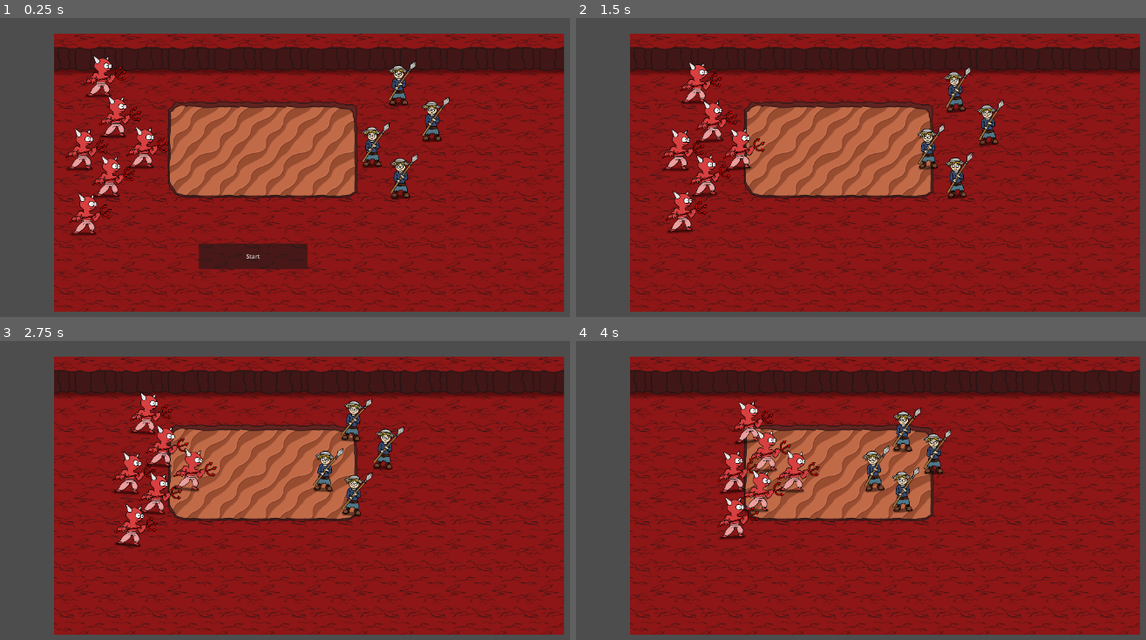
Above: before the commit, frames 1-4 (two rows, left to right).
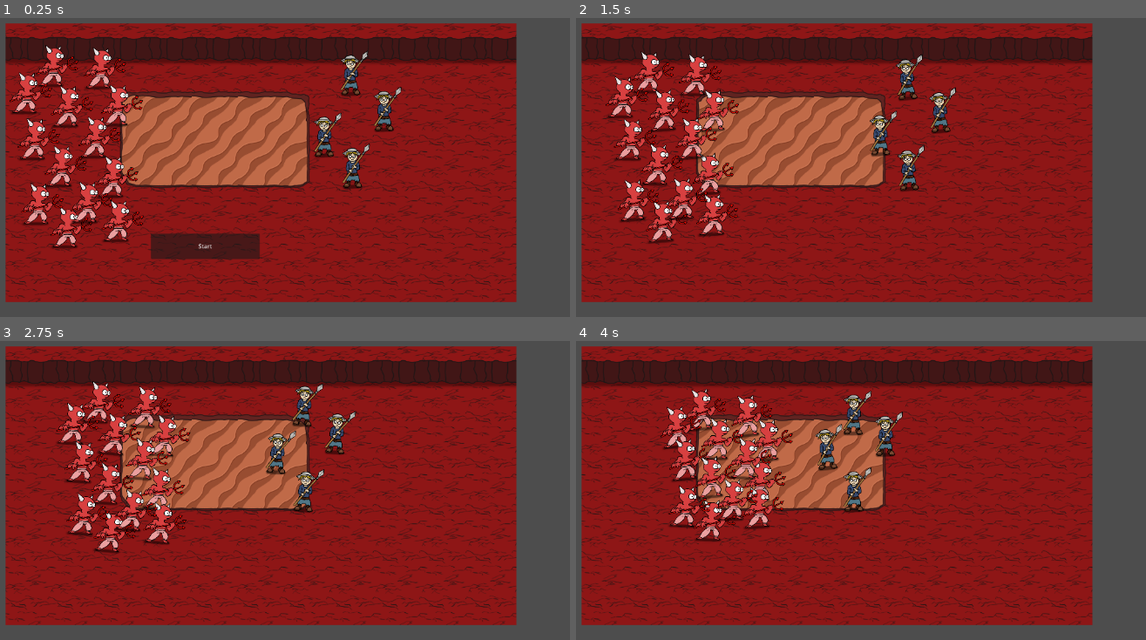
Above: after the commit, the same moments.

Repository: gideon-wade/Growing
Game: Godot game, scene res://Map/map.tscn
Same seed, same stepped clock (60 frames per second), same inputs: the game is played once before the commit and once after it.
Inputs (mouse positions are in pixels of both pictures, inside the frame that each line leads up to):
- Up to frame 1 (0.25 s): no input
- Up to frame 2 (1.5 s): click "Start" at 0.5 s; move the mouse to (690, 83) at 1.27 s; click (690, 83) at 1.42 s
- Up to frame 3 (2.75 s): move the mouse to (114, 475) at 2.02 s; click (114, 475) at 2.17 s
- Up to frame 4 (4 s): move the mouse to (741, 448) at 2.77 s; click (741, 448) at 2.92 s; move the mouse to (747, 493) at 3.52 s; click (747, 493) at 3.67 s

The runs differ from the first frame. In frame 1, 56% of the frame differs, in the area x 0-99%, y 1-99%; in frame 2, 54%; in frame 3, 53%; in frame 4, 52%.

Commit message:
epic sounds og lidt tweening og attack speed seriøst

Diff:
--- a/Map/map.gd
+++ b/Map/map.gd
@@ -20,12 +20,10 @@
 		elif unit is Enemy:
 			enemies += 1
 	if enemies == 0:
-		print("enemies 0")
 		$Label.text = "You win"
 		$Label.visible = true
 		state = State.POSTGAME
 	elif players == 0:
-		print("players 0")
 		$Label.text = "You lose"
 		$Label.visible = true
 		state = State.POSTGAME
--- a/Map/map.tscn
+++ b/Map/map.tscn
@@ -21,21 +21,55 @@
 
 [node name="BasicPlayer" parent="." instance=ExtResource("1_njngi")]
 position = Vector2(140, 117)
+unit_name = "Imp"
+
+[node name="BasicPlayer7" parent="." instance=ExtResource("1_njngi")]
+position = Vector2(271, 123)
+unit_name = "Imp"
+
+[node name="BasicPlayer8" parent="." instance=ExtResource("1_njngi")]
+position = Vector2(318, 226)
+unit_name = "Imp"
+
+[node name="BasicPlayer9" parent="." instance=ExtResource("1_njngi")]
+position = Vector2(305, 423)
+unit_name = "Imp"
+
+[node name="BasicPlayer10" parent="." instance=ExtResource("1_njngi")]
+position = Vector2(179, 562)
+unit_name = "Imp"
+
+[node name="BasicPlayer11" parent="." instance=ExtResource("1_njngi")]
+position = Vector2(320, 545)
+unit_name = "Imp"
+
+[node name="BasicPlayer12" parent="." instance=ExtResource("1_njngi")]
+position = Vector2(234, 494)
+unit_name = "Imp"
+
+[node name="BasicPlayer13" parent="." instance=ExtResource("1_njngi")]
+position = Vector2(67, 192)
+unit_name = "Imp"
 
 [node name="BasicPlayer2" parent="." instance=ExtResource("1_njngi")]
 position = Vector2(89, 319)
+unit_name = "Imp"
 
 [node name="BasicPlayer4" parent="." instance=ExtResource("1_njngi")]
 position = Vector2(181, 229)
+unit_name = "Imp"
 
 [node name="BasicPlayer5" parent="." instance=ExtResource("1_njngi")]
 position = Vector2(163, 394)
+unit_name = "Imp"
 
 [node name="BasicPlayer6" parent="." instance=ExtResource("1_njngi")]
 position = Vector2(257, 314)
+unit_name = "Imp"
 
 [node name="BasicPlayer3" parent="." instance=ExtResource("1_njngi")]
 position = Vector2(99, 498)
+unit_name = "Imp"
 
 [node name="BasicEnemy" parent="." instance=ExtResource("2_6yc6o")]
 position = Vector2(961, 395)
@@ -57,7 +91,7 @@
 vertical_alignment = 1
 
 [node name="Camera2D" type="Camera2D" parent="."]
-position = Vector2(574, 324)
+position = Vector2(706, 352)
 zoom = Vector2(0.6, 0.6)
 
 [connection signal="ready" from="." to="." method="_on_ready"]
--- a/Mobs/Enemy/audio_controller.gd
+++ b/Mobs/Enemy/audio_controller.gd
@@ -1,7 +1,7 @@
 class_name AudioController extends AudioStreamPlayer2D
 
 var _sounds : Dictionary = {}
-
+var rng = RandomNumberGenerator.new()
 
 func set_unit_sounds(sounds : Dictionary) -> void:
 	_sounds = sounds
@@ -10,6 +10,14 @@
 	stream = _sounds[sound]
 	play()
 
+func play_random_sound_of_type(sound_type : String, unit_name : String) -> void:
+	var file_path = "res://sounds/" + unit_name.to_lower() + "/"
+	file_path += unit_name.to_lower() + "_" + sound_type
+	file_path += str(rng.randi_range(1, GameManager.UnitSounds[unit_name][sound_type])) + ".mp3"
+	stream = load(file_path)
+	set_pitch_scale(rng.randf_range(0.9, 1.1))
+	play()
+
 func play_ability_sound(ability_sound : AudioStream) -> void:
 	stream = ability_sound
 	play()
--- a/Mobs/Enemy/basic_enemy.gd
+++ b/Mobs/Enemy/basic_enemy.gd
@@ -7,11 +7,13 @@
 @onready var map: Map = get_parent()
 var walking : bool  = false
 var celebrating : bool = false
+var can_attack : bool = true
 
 func _physics_process(delta: float) -> void:
 	if map.state == map.State.POSTGAME and !celebrating:
 		celebrating = true
 		tween_controller.celebrate()
+
 	if map.state != map.State.BATTLE or !is_alive:
 		return
 	var players: Array = GameManager.get_units(Player)
@@ -33,7 +35,10 @@
 		walking = true
 	if collider:
 		if collider.get_collider() is Player:
-			collider.get_collider().damage(attack)
+			if can_attack:
+				$AttackTimer.start()
+				can_attack = false
+				collider.get_collider().damage(attack)
 
 func damage(dmg):
 	life -= dmg
@@ -45,3 +50,6 @@
 		tween_controller.die()
 		await tween_controller.unit_tween.finished
 		queue_free()
+
+func _on_attack_timer_timeout() -> void:
+	can_attack = true
--- a/Mobs/Enemy/basic_enemy.tscn
+++ b/Mobs/Enemy/basic_enemy.tscn
@@ -37,4 +37,7 @@
 script = ExtResource("4_in3wq")
 metadata/_custom_type_script = "uid://cjcslf3plpk6a"
 
+[node name="AttackTimer" type="Timer" parent="."]
+
 [connection signal="body_entered" from="." to="." method="_on_body_entered"]
+[connection signal="timeout" from="AttackTimer" to="." method="_on_attack_timer_timeout"]
--- a/Mobs/Enemy/enemy.gd
+++ b/Mobs/Enemy/enemy.gd
@@ -3,6 +3,8 @@
 var is_alive : bool = true
 @onready var tween_controller: TweenController = $TweenController
 @onready var audio_controller: AudioController = $AudioController
+@export var unit_name : String
+var attack_speed : float = 0.1
 
 func _ready() -> void:
 	tween_controller.original_sprite_scale = Vector2(0.25, 0.25)
@@ -10,3 +12,4 @@
 		"dead" : preload("res://sounds/dead.mp3")
 	}
 	audio_controller.set_unit_sounds(unit_sounds)
+	$AttackTimer.wait_time = attack_speed
--- a/Mobs/Player/basic_player.gd
+++ b/Mobs/Player/basic_player.gd
@@ -7,11 +7,13 @@
 @onready var map: Map = get_parent()
 var walking : bool  = false
 var celebrating : bool = false
+var can_attack : bool = true
 
 func _physics_process(delta: float) -> void:
 	if map.state == map.State.POSTGAME and !celebrating:
 		celebrating = true
 		tween_controller.celebrate()
+		audio_controller.play_random_sound_of_type("celebrate", unit_name)
 	if map.state != map.State.BATTLE or !is_alive:
 		return
 	var enemies: Array = GameManager.get_units(Enemy)
@@ -33,7 +35,10 @@
 		walking = true
 	if collider:
 		if collider.get_collider() is Enemy:
-			collider.get_collider().damage(attack)
+			if can_attack:
+				$AttackTimer.start()
+				can_attack = false
+				collider.get_collider().damage(attack)
 
 func damage(dmg):
 	life -= dmg
@@ -43,5 +48,9 @@
 		$CollisionShape2D.disabled = true
 		self.z_index = -1
 		tween_controller.die()
+		audio_controller.play_random_sound_of_type("death", unit_name)
 		await tween_controller.unit_tween.finished
 		queue_free()
+
+func _on_attack_timer_timeout() -> void:
+	can_attack = true
--- a/Mobs/Player/basic_player.tscn
+++ b/Mobs/Player/basic_player.tscn
@@ -34,6 +34,10 @@
 script = ExtResource("3_a2d2d")
 
 [node name="AudioController" type="AudioStreamPlayer2D" parent="."]
+volume_db = -13.698
 script = ExtResource("3_0nyjy")
 
+[node name="AttackTimer" type="Timer" parent="."]
+
 [connection signal="body_entered" from="." to="." method="_on_body_entered"]
+[connection signal="timeout" from="AttackTimer" to="." method="_on_attack_timer_timeout"]
--- a/Mobs/Player/player.gd
+++ b/Mobs/Player/player.gd
@@ -4,6 +4,9 @@
 @onready var sprite: Sprite2D = $Sprite
 @onready var tween_controller: TweenController = $TweenController
 @onready var audio_controller: AudioController = $AudioController
+@export var unit_name : String
+var attack_speed : float = 0.15
+
 
 var is_alive : bool = true
 func _ready() -> void:
@@ -14,6 +17,7 @@
 		"dead" : preload("res://sounds/dead.mp3")
 	}
 	audio_controller.set_unit_sounds(unit_sounds)
+	$AttackTimer.wait_time = attack_speed
 
 func _on_input_event(viewport: Node, event: InputEvent, shape_idx: int) -> void:
 	if event is InputEventMouseButton:
@@ -26,6 +30,7 @@
 func _process(delta: float) -> void:
 	if held and get_parent().state == 0:
 		print("??? ", global_position)
+		audio_controller.play_random_sound_of_type("interact", unit_name)
 		var pos = get_global_mouse_position()
 		var width = sprite.texture.get_width()/2 * sprite.scale.x
 		var height = sprite.texture.get_height()/2 * sprite.scale.y
--- a/game_manager.gd
+++ b/game_manager.gd
@@ -10,6 +10,39 @@
 	PLAYER,
 	ENEMY,
 	NEUTRAL,
+}
+
+const UnitSounds = {
+	"Imp" = {
+		"attack" : 4,
+		"celebrate" : 2,
+		"death" : 3,
+		"interact" : 2
+	},
+	"Impt" = {
+		"attack" : 0,
+		"celebrate" : 0,
+		"death" : 0,
+		"interact" : 0
+	},
+	"Peasent" = {
+		"attack" : 0,
+		"celebrate" : 0,
+		"death" : 0,
+		"interact" : 0
+	},
+	"Knight" = {
+		"attack" : 0,
+		"celebrate" : 0,
+		"death" : 0,
+		"interact" : 0
+	},
+	"Ghost" = {
+		"attack" : 0,
+		"celebrate" : 0,
+		"death" : 0,
+		"interact" : 0
+	}
 }
 
 const UNIT = {
Not shown, added: sounds/imp/imp_attack1.mp3.import
Not shown, added: sounds/imp/imp_attack2.mp3.import
Not shown, added: sounds/imp/imp_attack3.mp3.import
Not shown, added: sounds/imp/imp_attack4.mp3.import
Not shown, added: sounds/imp/imp_celebrate1.mp3.import
Not shown, added: sounds/imp/imp_celebrate2.mp3.import
Not shown, added: sounds/imp/imp_death1.mp3.import
Not shown, added: sounds/imp/imp_death2.mp3.import
Not shown, added: sounds/imp/imp_death3.mp3.import
Not shown, added: sounds/imp/imp_interact1.mp3.import
Not shown, added: sounds/imp/imp_interact2.mp3.import
Not shown, added: sounds/imp/imp_attack1.mp3
(and 10 more such lines)
